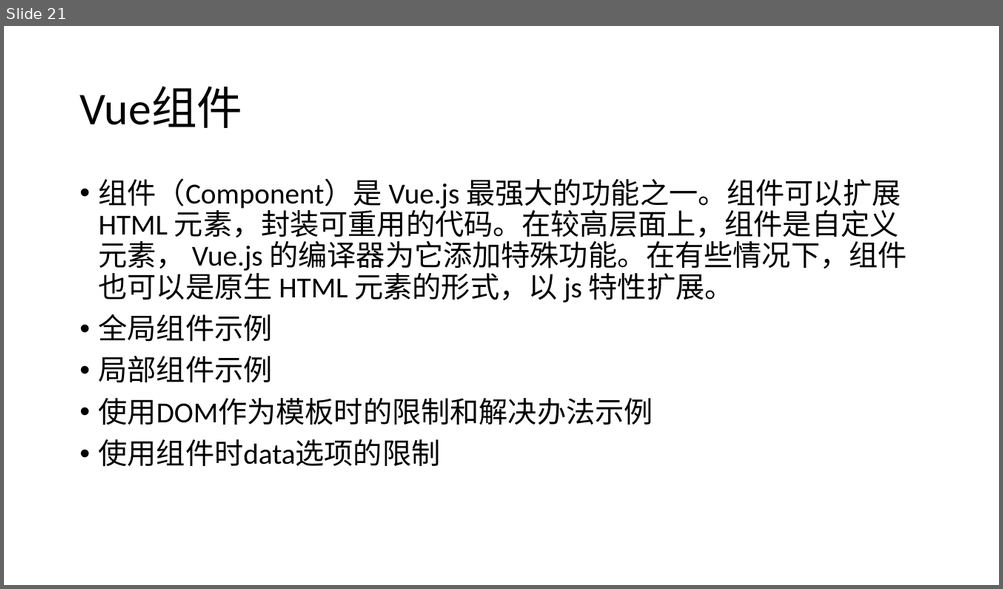
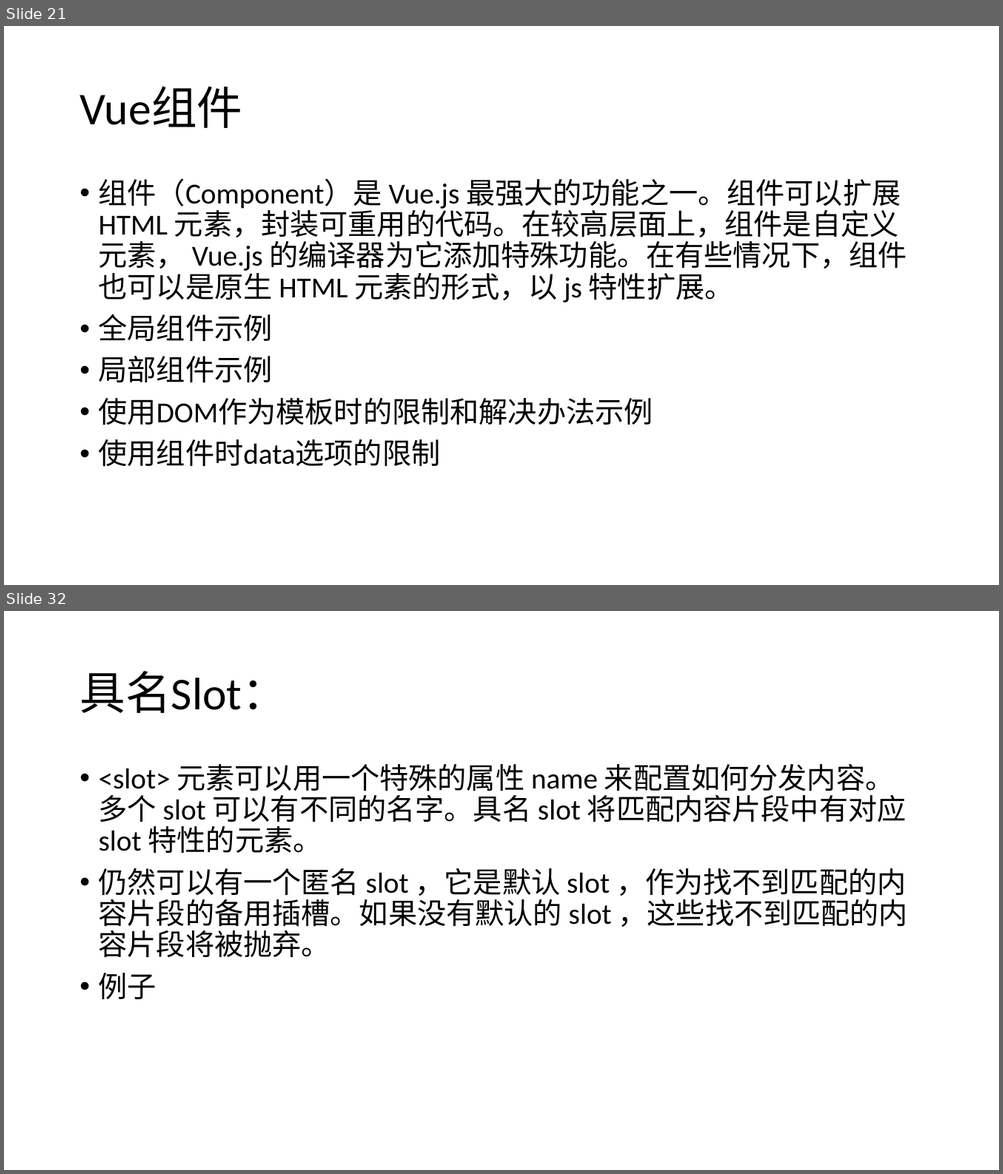
Before and after one commit to YSMJ1994/study, a slide deck: study_Vue/学习Vue.pptx. Shown one above the other, each under a label of ours: slide 21 before the commit, slides 21 and 32 after it; the slides between them are not shown. The pictures are 1003x589 and 1003x1174 pixels, drawn with LibreOffice and Linux fonts; fonts in the diff are those of the drawing. Boxes give left, top, right and bottom in pixels: in the first picture for what was removed or moved away, otherwise in the second. Text is boxed around its words. In the diff, an @@ line names an element or a change of style, - is before the commit and + after.

```diff
--- a/study_Vue/学习Vue.pptx
+++ b/study_Vue/学习Vue.pptx
@@ slide 32 added at box(4, 611, 999, 1170), background #FFFFFF @@
@@ title added at box(79, 671, 287, 713), 44 pt, text #000000 @@
+具名Slot：
@@ text added at box(99, 764, 908, 999), 28 pt, text #000000 @@
+• <slot> 元素可以用一个特殊的属性 name 来配置如何分发内容。多个 slot 可以有不同的名字。具名 slot 将匹配内容片段中有对应 slot 特性的元素。
+• 仍然可以有一个匿名 slot ，它是默认 slot ，作为找不到匹配的内容片段的备用插槽。如果没有默认的 slot ，这些找不到匹配的内容片段将被抛弃。
+• 例子
```
Also in this commit, not shown: 3 slides changed, 7 other slides added, 12 other files.
